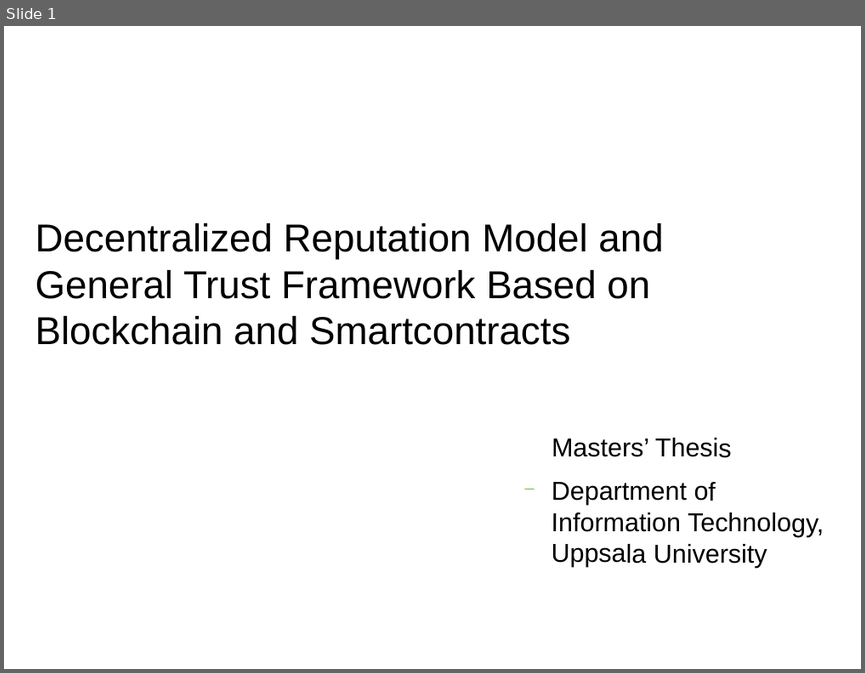
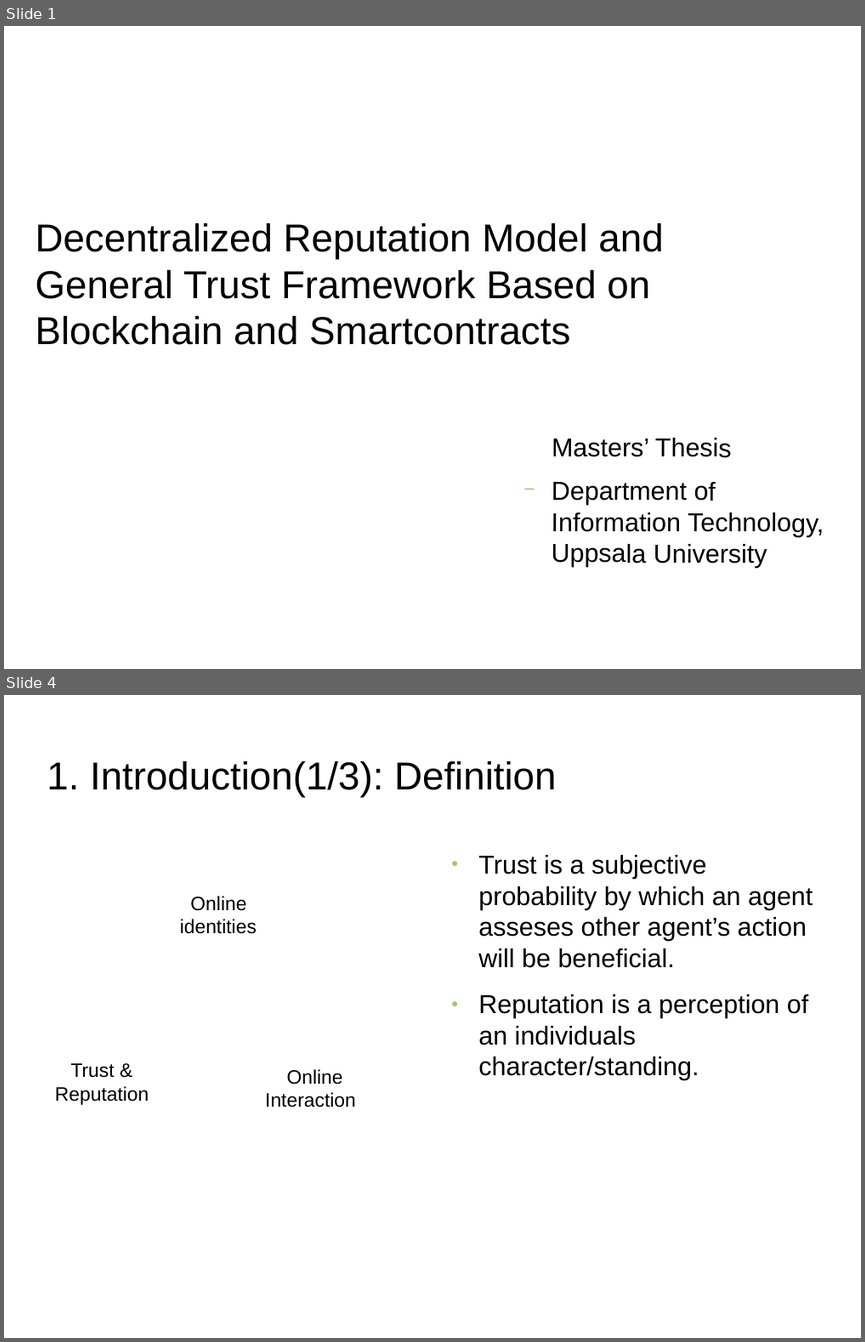
Before and after one commit to s2-t2/blockchain_reputation_system, a slide deck: documents/Presentation/Presentation.odp. Shown one above the other, each under a label of ours: slide 1 before the commit, slides 1 and 4 after it; the slides between them are not shown. The pictures are 865x673 and 865x1342 pixels, drawn with LibreOffice and Linux fonts; fonts in the diff are those of the drawing; background and template pictures are left out. Boxes give left, top, right and bottom in pixels: in the first picture for what was removed or moved away, otherwise in the second. Text is boxed around its words. In the diff, an @@ line names an element or a change of style, - is before the commit and + after.

```diff
--- a/documents/Presentation/Presentation.odp
+++ b/documents/Presentation/Presentation.odp
@@ slide 4 added at (4, 695, 861, 1338), background picture (left out) @@
@@ title added at (46, 761, 556, 798), 36 pt, text #000000 @@
+1. Introduction(1/3): Definition
@@ text added at (478, 855, 812, 1080), 24 pt, text #000000 @@
+● Trust is a subjective probability by which an agent asseses other agent’s action will be beneficial.
+● Reputation is a perception of an individuals character/standing.
@@ text added at (180, 896, 256, 934), 18 pt, text #000000 @@
+Online identities
@@ text added at (55, 1063, 148, 1105), 18 pt, text #000000 @@
+Trust &
+Reputation
@@ text added at (265, 1069, 356, 1107), 18 pt, text #000000 @@
+Online
+Interaction
```
Also in this commit, not shown: 7 slides changed, 7 other slides added, 6 slides removed, 8 other files.
